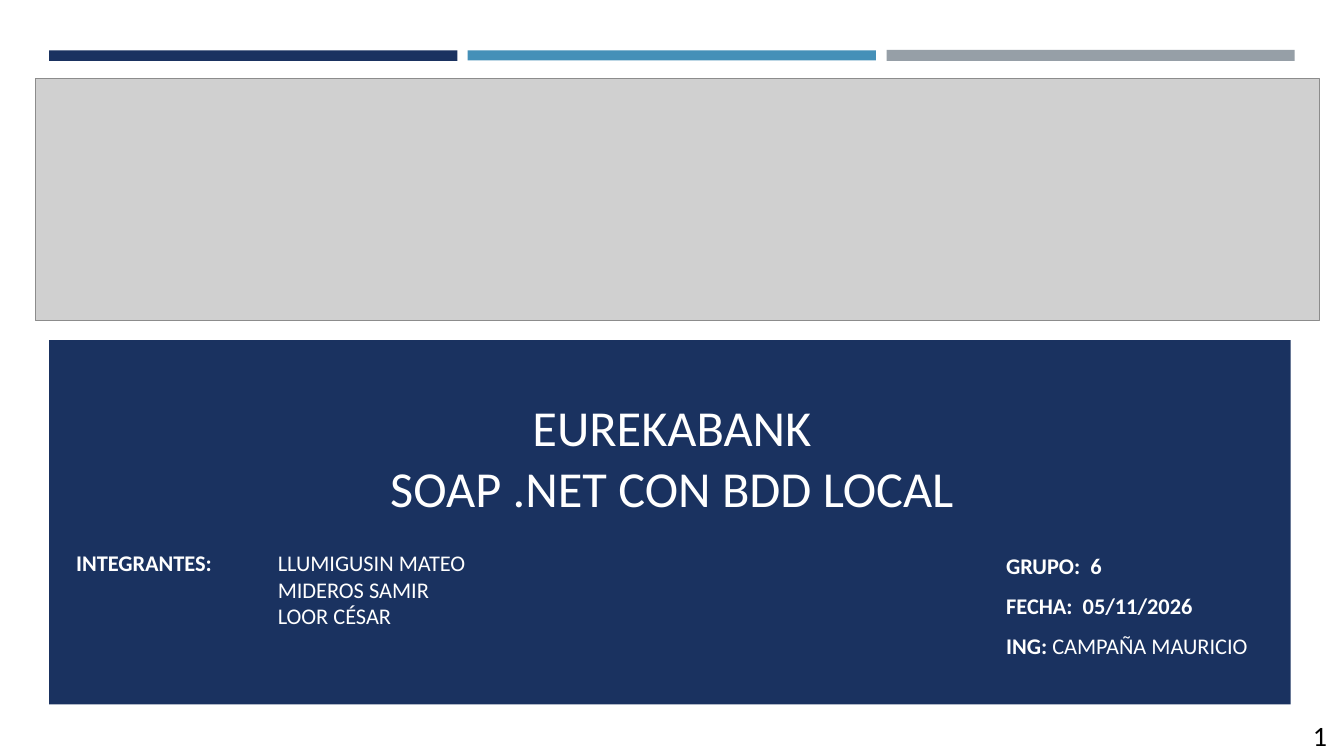
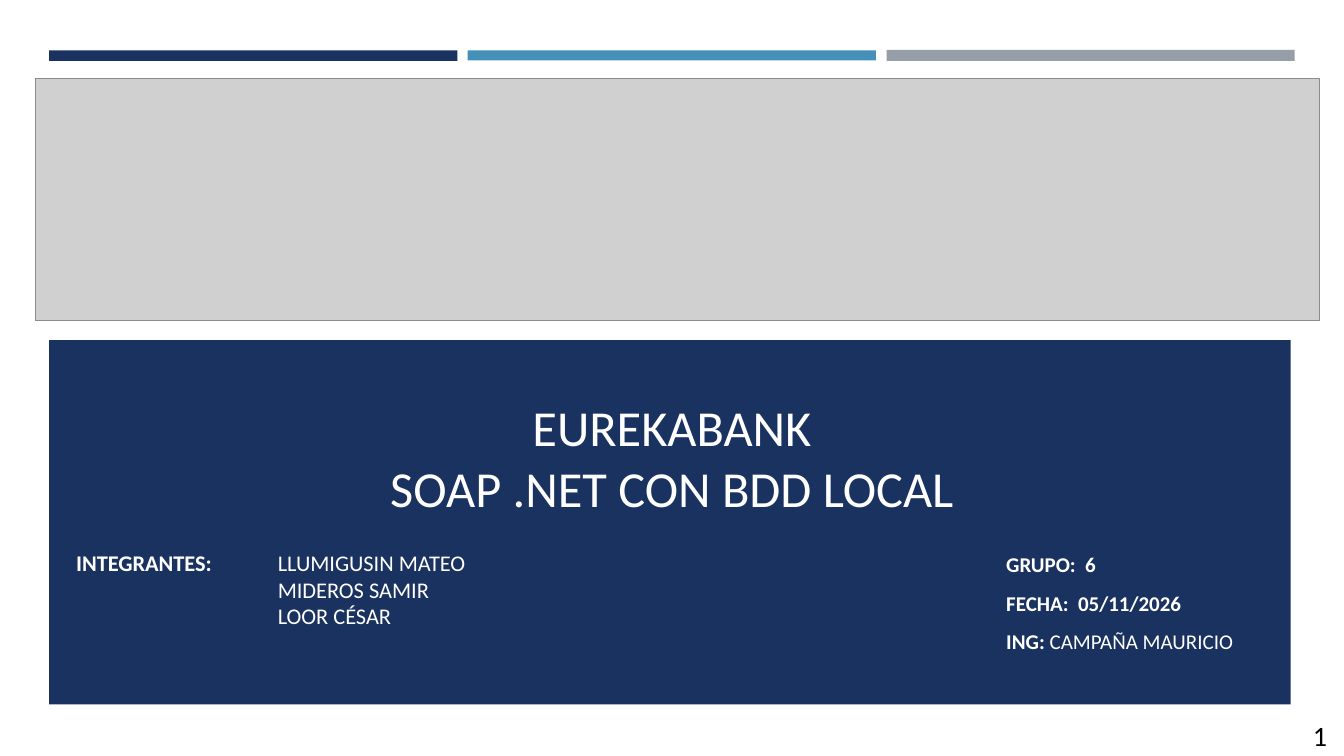
Before and after one commit to MATEOCAIZA/TG.1.2.-PAO202651_EUREKA_BDD_LOCAL_SOAP_DOTNET_NRC36884_GR06, a slide deck: slide 1 of 05. DOCUMENTACION/PRESENTACION TG.1.2. EUREKABANK SOAP con BDD LOCAL en .NET GR06.pptx. Drawn at 1344x756 pixels with LibreOffice and Linux fonts; fonts in the diff are those of the drawing; grey boxes stand for pictures. Boxes give left, top, right and bottom in pixels: in the first picture for what was removed or moved away, otherwise in the second. Text is boxed around its words. In the diff, an @@ line names an element or a change of style, - is before the commit and + after.

```diff
--- a/05. DOCUMENTACION/PRESENTACION TG.1.2. EUREKABANK SOAP con BDD LOCAL en .NET GR06.pptx
+++ b/05. DOCUMENTACION/PRESENTACION TG.1.2. EUREKABANK SOAP con BDD LOCAL en .NET GR06.pptx
@@ text "GRUPO: 6" at (1006,557,1233,649): size 16 to 15 pt @@
```
Also in this commit, not shown: 21 other slides changed, 3 other files.
